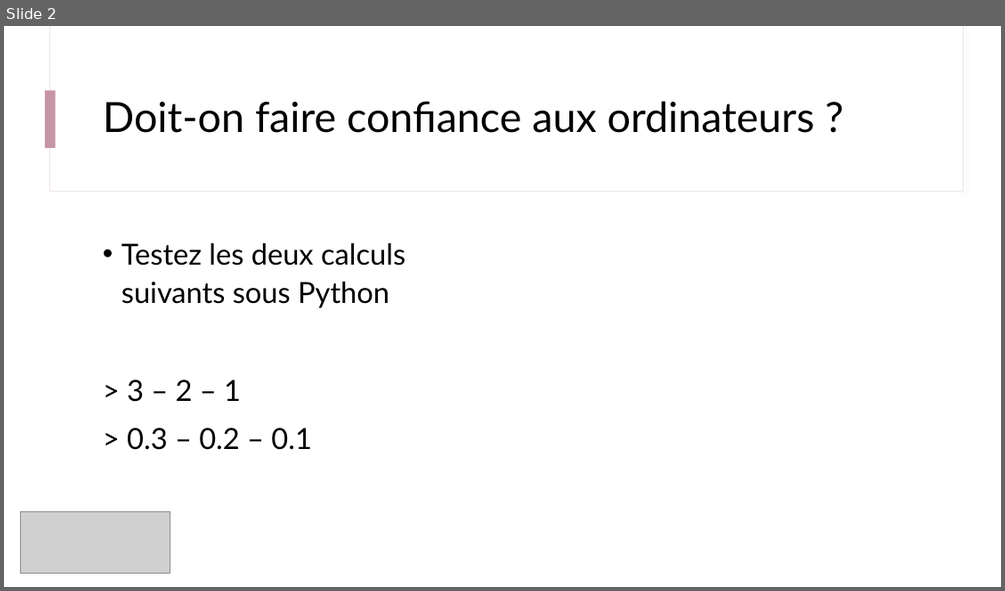
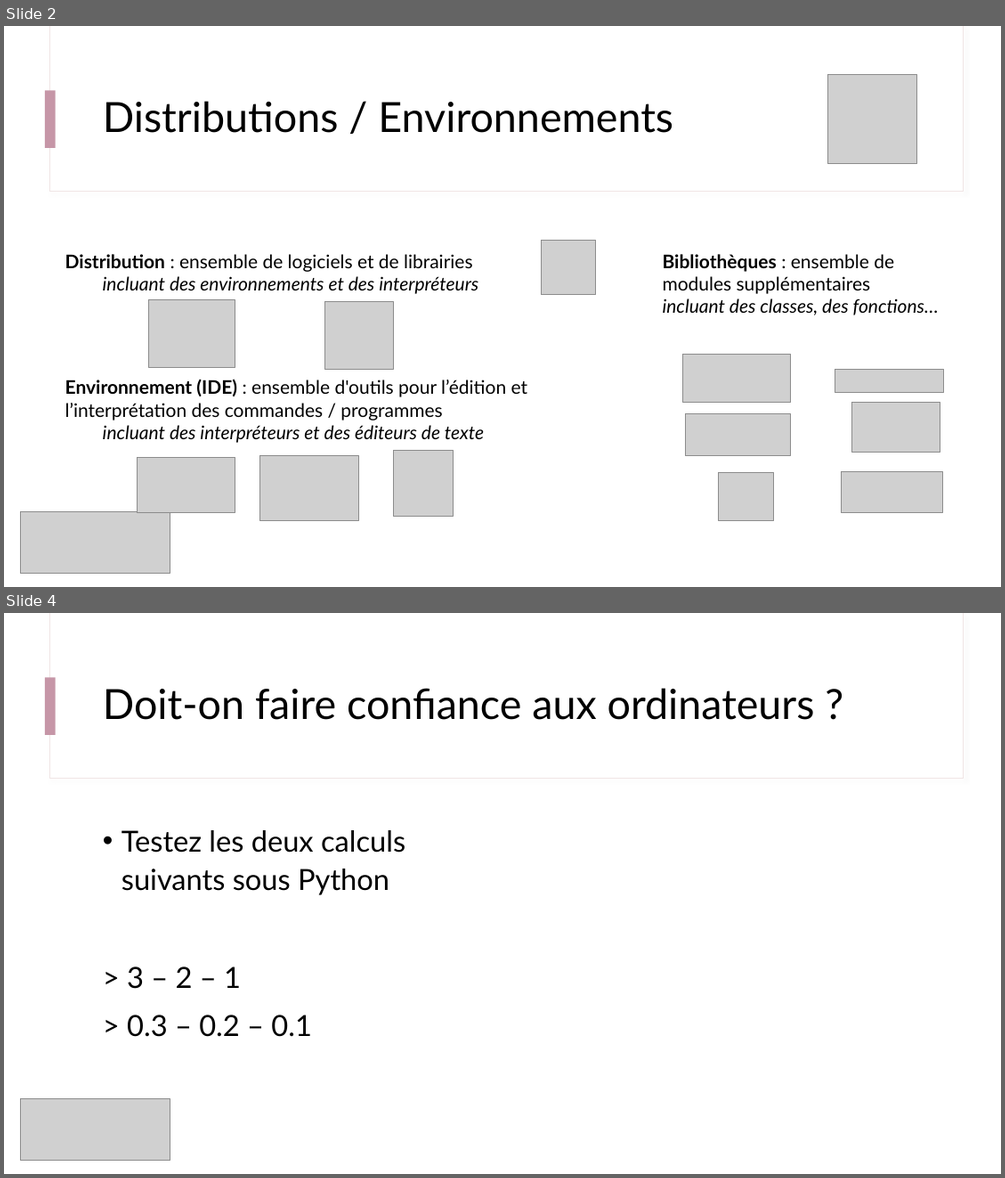
Before and after one commit to jvillemejane/SupOpToolboxes, a slide deck: engineer_courses/s5_outils_numeriques/b0_demistifier_python/B0_1_Demystifier_Python.pptx. Shown one above the other, each under a label of ours: slide 2 before the commit, slides 2 and 4 after it; the slides between them are not shown. The pictures are 1005x591 and 1005x1178 pixels, drawn with LibreOffice and Linux fonts; fonts in the diff are those of the drawing; grey boxes stand for pictures. Boxes give left, top, right and bottom in pixels: in the first picture for what was removed or moved away, otherwise in the second. Text is boxed around its words. In the diff, an @@ line names an element or a change of style, - is before the commit and + after.

Commit message:
Updating first courses of Semester 5 - Outils Numeriques

```diff
--- a/engineer_courses/s5_outils_numeriques/b0_demistifier_python/B0_1_Demystifier_Python.pptx
+++ b/engineer_courses/s5_outils_numeriques/b0_demistifier_python/B0_1_Demystifier_Python.pptx
@@ slide 2 added at [4,26,1001,587], background #FFFFFF; not listed: 3 template elements that a slide beside it also shows @@
@@ picture added at [828,75,916,164] @@
@@ title added at [103,101,673,133], 40 pt, text #000000 @@
+Distributions / Environnements
@@ text added at [65,254,478,294], 18 pt, text #000000 @@
+Distribution : ensemble de logiciels et de librairies
+incluant des environnements et des interpréteurs
@@ picture added at [541,240,596,295] @@
@@ text added at [663,254,938,315], 18 pt, text #000000 @@
+Bibliothèques : ensemble de modules supplémentaires
+incluant des classes, des fonctions…
@@ picture added at [148,299,235,367] @@
@@ picture added at [325,302,394,370] @@
@@ picture added at [683,354,791,402] @@
@@ picture added at [834,370,943,392] @@
@@ text added at [65,378,528,443], 18 pt, text #000000 @@
+Environnement (IDE) : ensemble d'outils pour l’édition et l’interprétation des commandes / programmes
+incluant des interpréteurs et des éditeurs de texte
@@ picture added at [685,414,791,456] @@
@@ picture added at [851,402,940,452] @@
@@ picture added at [393,451,453,516] @@
@@ picture added at [138,458,235,512] @@
@@ picture added at [260,455,358,521] @@
@@ picture added at [719,472,774,520] @@
@@ picture added at [841,472,942,513] @@
@@ picture added at [20,511,170,572] @@
@@ what was slide 2 is now slide 4 @@
```
Also in this commit, not shown: 3 other slides added, 1 other file.
